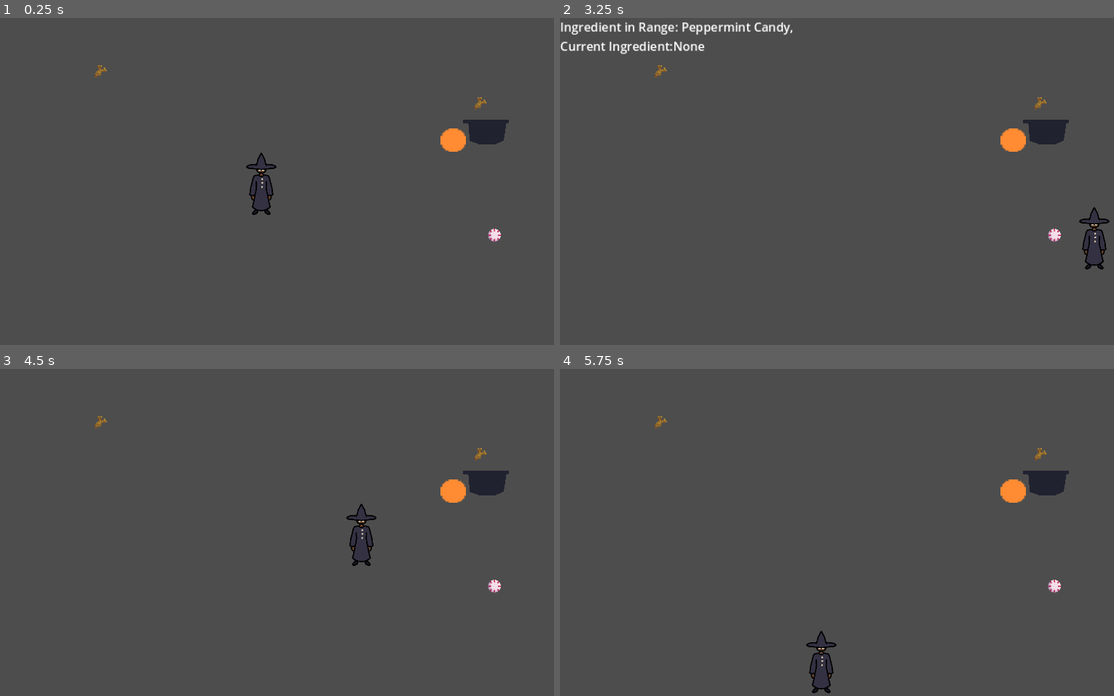
Above: before the commit, frames 1-4 (two rows, left to right).
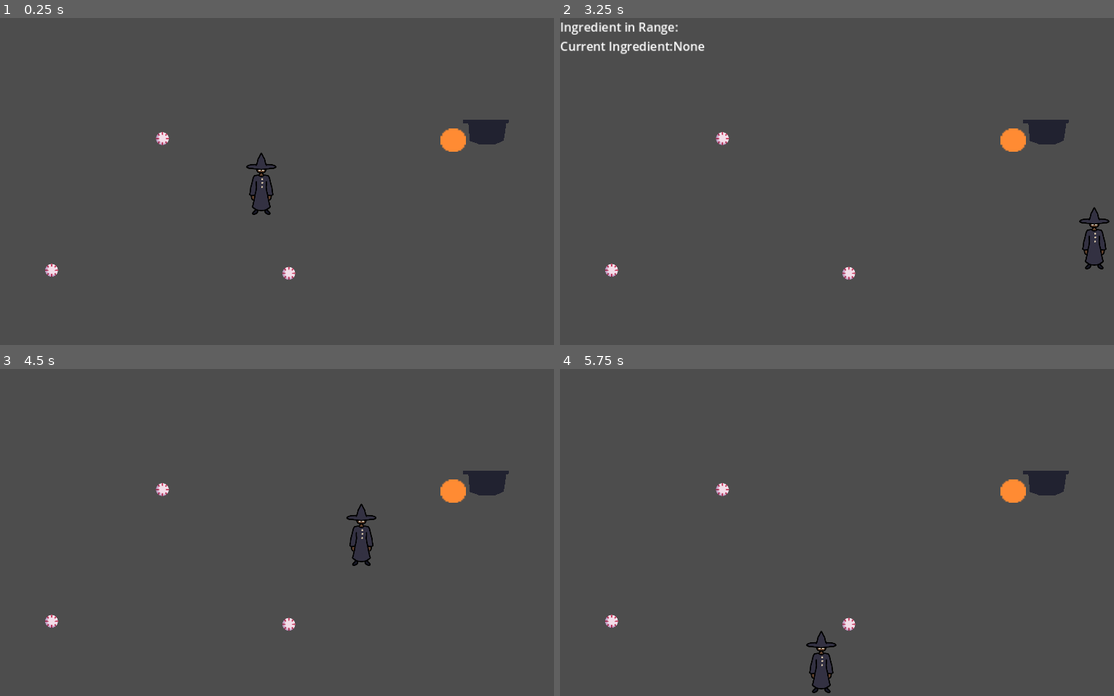
Above: after the commit, the same moments.

Repository: aryuserious/witch-in-training
Game: Godot game, scene res://scenes/level_1.tscn
Two runs of this game, one before a commit and one after it. Both use one fixed random seed, a clock stepped at 60 frames per second and the inputs below.
Inputs:
- Up to frame 1 (0.25 s): no input
- Up to frame 2 (3.25 s): tap Enter at 0.5 s; hold D (right) 0.53-1.28 s; tap Q (drop) at 0.6, 2.85 s; hold S (down) 1.28-2.03 s; tap E (pickup) at 1.35 s; hold D (right) 2.03-2.78 s; tap 1 (show-hide stats) at 2.1 s; hold W (up) from 2.78 s (still down)
- Up to frame 3 (4.5 s): release W (up) at 3.53 s; hold A (left) from 3.53 s (still down); tap E (pickup) at 3.6 s; tap 1 (show-hide stats) at 4.35 s
- Up to frame 4 (5.75 s): release A (left) at 5.03 s; hold S (down) from 5.03 s (still down); tap Q (drop) at 5.1 s

The runs differ from the first frame. In frame 1, 0.4% of the frame differs, in the area x 8-91%, y 14-80%; in frame 2, 0.7%, in the area x 8-91%, y 1-80%; in frame 3, 0.4%; in frame 4, 0.4%.

Commit message:
first potion

Diff:
--- a/scripts/cauldron.gd
+++ b/scripts/cauldron.gd
@@ -8,7 +8,7 @@
 var player : Player
 
 var potions = {
-    "Healing Potion" : "potion.new() here"
+    "Healing Potion" : Potion.new( [ Ingredient.new(Ingredient.type.GINGER_ROOT), Ingredient.new(Ingredient.type.PEPPERMINT_CANDY )], "Healing" )
 }
 
 
@@ -40,7 +40,7 @@
     var ingredients : Array[Ingredient]
     var effect = ""
 
-    func _init(ingredients_param : Array[Ingredient], effect_param : String, rarity_param = rarities.COMMON):
-        ingredients = ingredients_param
+    func _init(ingrs : Array[Ingredient], effect_param : String, rarity_param = rarities.COMMON):
+        ingredients = ingrs
         effect = effect_param
         rarity = rarity_param
--- a/scripts/ingredient.gd
+++ b/scripts/ingredient.gd
@@ -28,6 +28,10 @@
                 $Sprite.region_rect = ingredient_regions["peppermint candy"]
 
 
+func _init(ingr_type : type):
+    ingredient_type = ingr_type
+
+
 static func ingredient_type_as_string(ingredient : Ingredient) -> String:
     if ingredient:
         match ingredient.ingredient_type:
